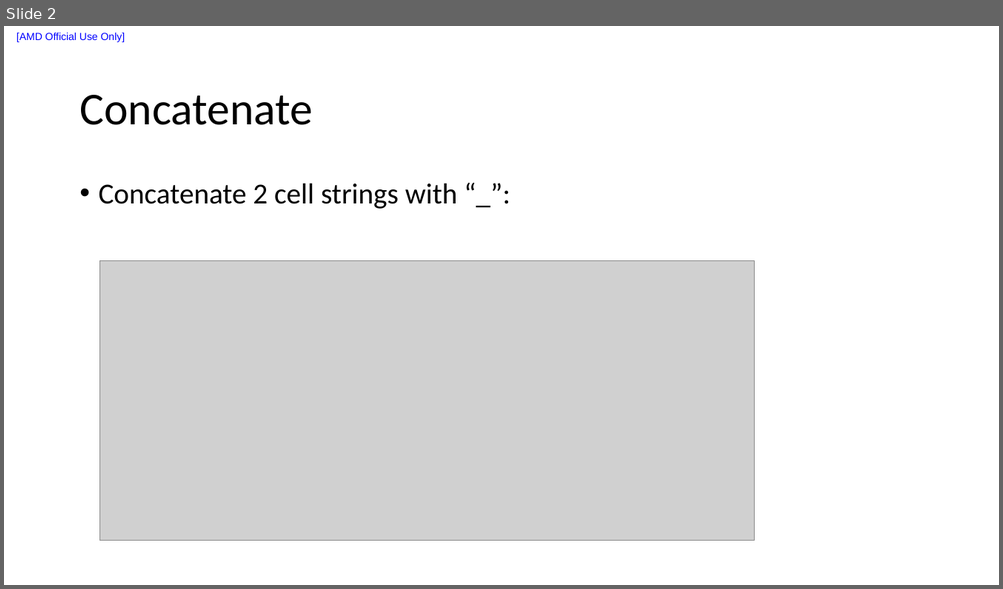
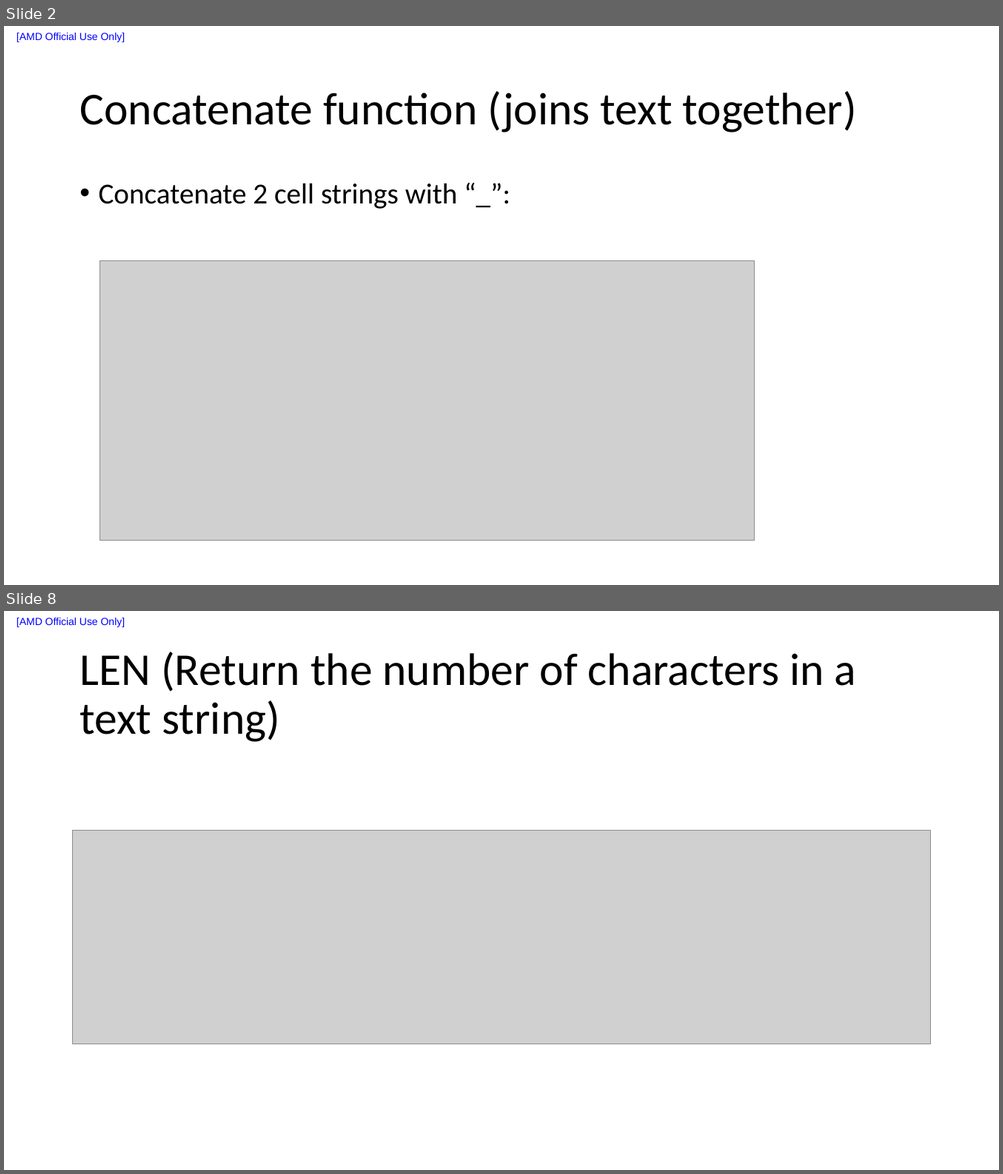
Before and after one commit to liuxu-github-ui/Excel, a slide deck: ExcelFundamentalsfordataanalysis.pptx. Shown one above the other, each under a label of ours: slide 2 before the commit, slides 2 and 8 after it; the slides between them are not shown. The pictures are 1003x589 and 1003x1174 pixels, drawn with LibreOffice and Linux fonts; fonts in the diff are those of the drawing; grey boxes stand for pictures. Boxes give left, top, right and bottom in pixels: in the first picture for what was removed or moved away, otherwise in the second. Text is boxed around its words. In the diff, an @@ line names an element or a change of style, - is before the commit and + after.

```diff
--- a/ExcelFundamentalsfordataanalysis.pptx
+++ b/ExcelFundamentalsfordataanalysis.pptx
@@ slide 8 added at [4,611,999,1170], background #FFFFFF; not listed: 1 template element that a slide beside it also shows @@
@@ title added at [79,652,856,742], 44 pt, text #000000 @@
+LEN (Return the number of characters in a text string)
@@ picture added at [73,830,930,1045] @@
@@ slide 2 changed as well @@
@@ title at [79,91,856,133]: text changed @@
-Concatenate
+Concatenate function (joins text together)
```
Also in this commit, not shown: 5 other slides added, 1 slide removed.
